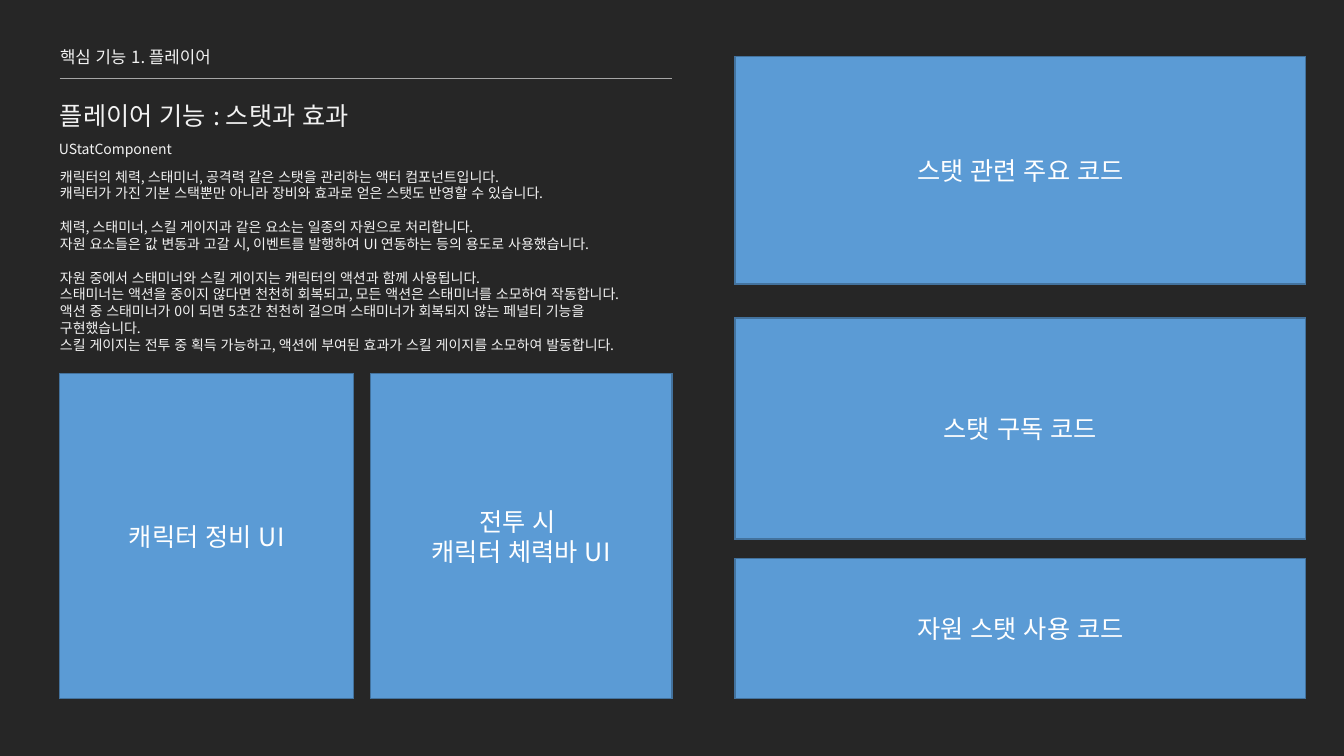
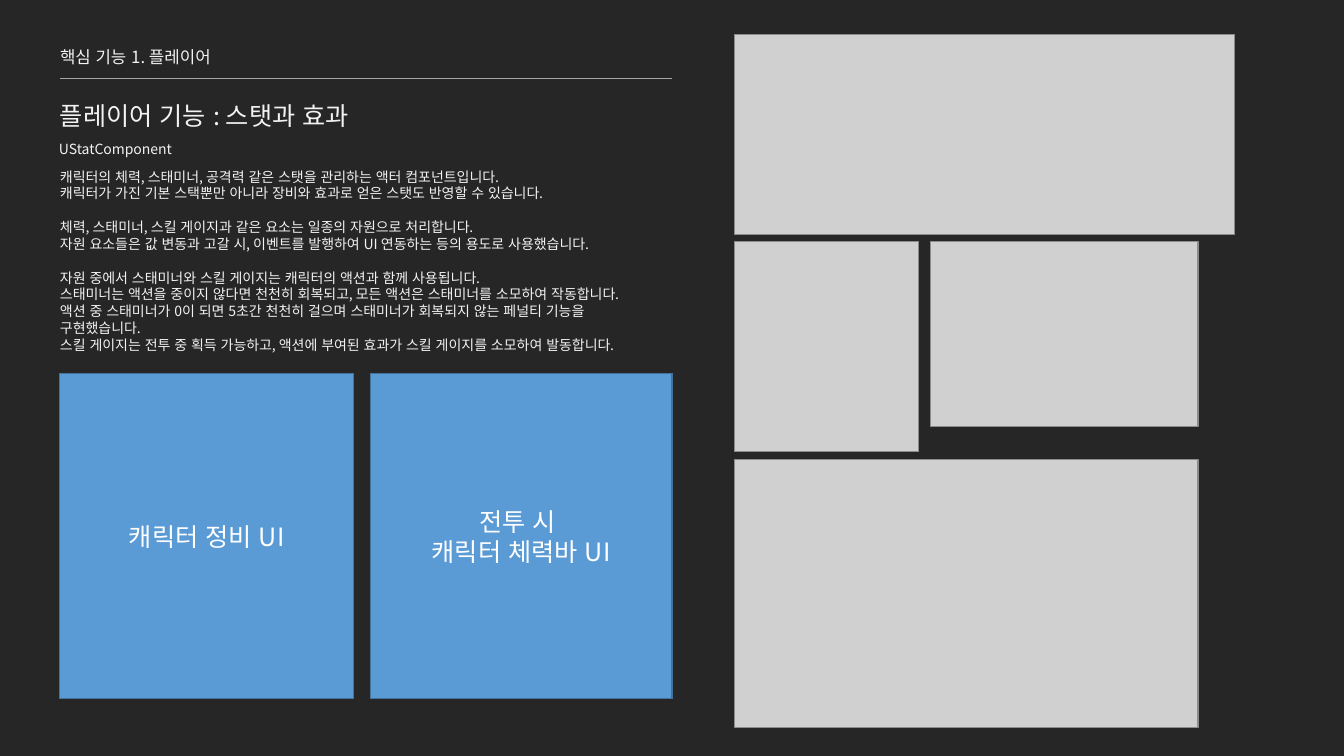
Before and after one commit to jhk0701/project-ARPGHunter, a slide deck: slide 8 of Docs/UnrealEngine_문서_김정환.pptx. Drawn at 1344x756 pixels with LibreOffice and Linux fonts; fonts in the diff are those of the drawing; grey boxes stand for pictures. Boxes give left, top, right and bottom in pixels: in the first picture for what was removed or moved away, otherwise in the second. Text is boxed around its words. In the diff, an @@ line names an element or a change of style, - is before the commit and + after.

```diff
--- a/Docs/UnrealEngine_문서_김정환.pptx
+++ b/Docs/UnrealEngine_문서_김정환.pptx
@@ rectangle removed at (735, 56, 1306, 283) @@
-스탯 관련 주요 코드
@@ picture added at (735, 34, 1235, 234) @@
@@ picture added at (735, 242, 920, 453) @@
@@ picture added at (931, 242, 1198, 426) @@
@@ rectangle removed at (735, 319, 1306, 539) @@
-스탯 구독 코드
@@ picture added at (735, 460, 1199, 728) @@
@@ rectangle removed at (735, 559, 1306, 699) @@
-자원 스탯 사용 코드
```
Also in this commit, not shown: 10 other slides changed.
